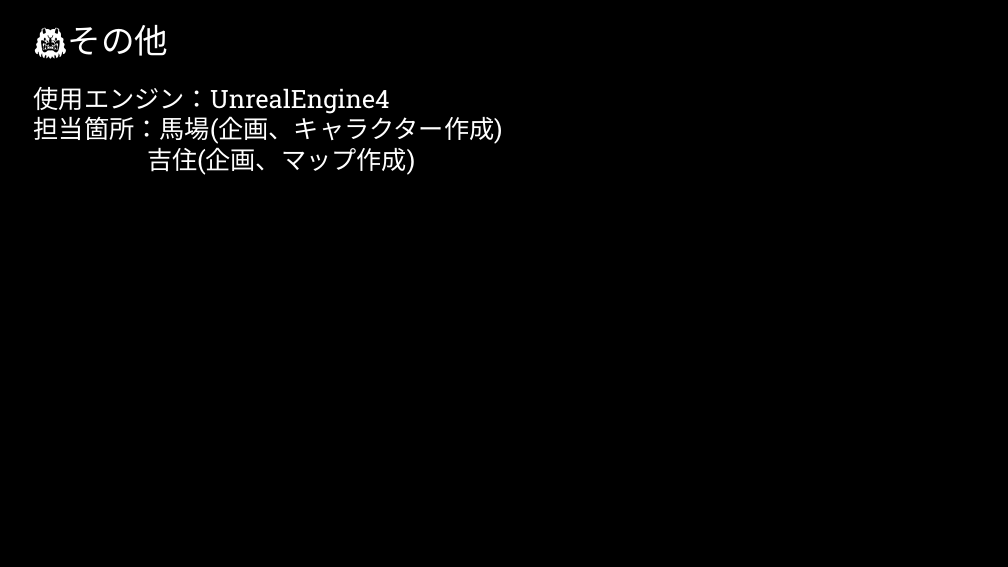
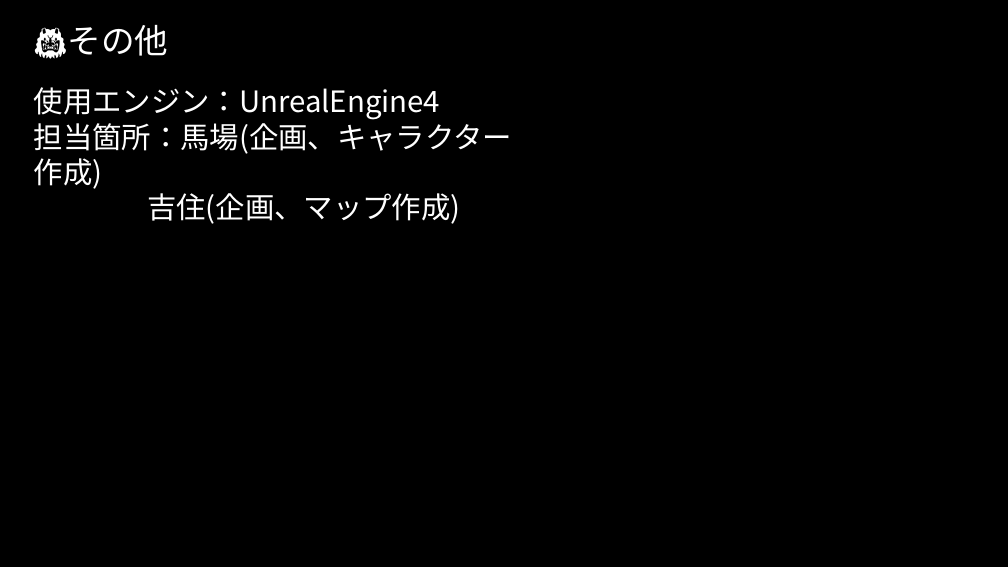
Before and after one commit to ONITeamProject/-, a slide deck: slide 6 of GFF提出作品プレゼン.pptx (slide 4 before the commit). Drawn at 1008x567 pixels with LibreOffice and Linux fonts; fonts in the diff are those of the drawing; background and template pictures are left out. Boxes give left, top, right and bottom in pixels: in the first picture for what was removed or moved away, otherwise in the second. Text is boxed around its words. In the diff, an @@ line names an element or a change of style, - is before the commit and + after.

```diff
--- a/GFF提出作品プレゼン.pptx
+++ b/GFF提出作品プレゼン.pptx
@@ text "使用エンジン：UnrealEngine4" at [34,87,513,224]: size 24 to 28 pt, font Roboto Slab to Noto Sans CJK JP @@
```
Also in this commit, not shown: 3 other slides changed, 2 slides added.
